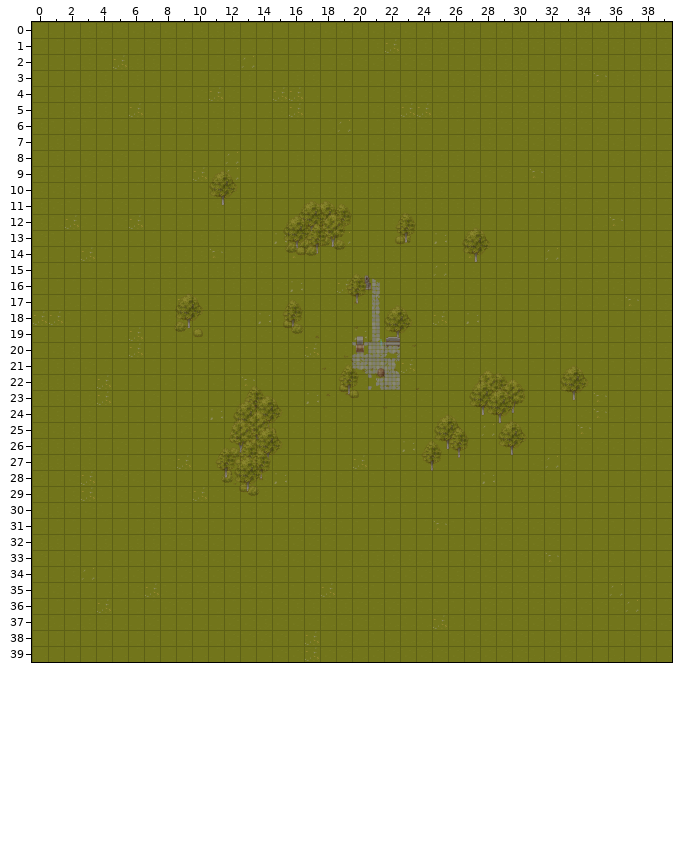
A Tiled map gets an edit: assets/Test_Map.tmx. Above: the version before the commit.
Cells are 64x64 px. Shown: x 0..39, y 0..39.
After:
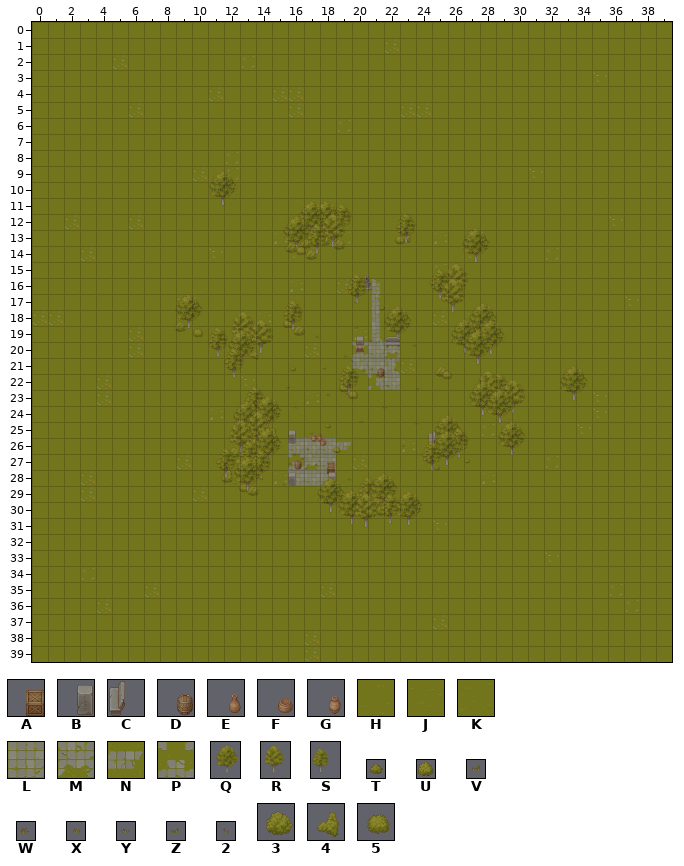
Key: from "TX Props": A 2, B 3, C 6, D 18, E 26, F 34, G 42; from "TX Tileset Grass": H 0, J 1, K 5, L 8, M 12, N 13 turned 270, P 14; from "Trees": Q 0, R 1, S 2; from "foliage": T 97, U 99, V 194, W 195, X 209, Y 211, Z 226, 2 240; from "kust": 3 0, 4 1, 5 2.
_ is an empty cell, . an unchanged one.
Objects are placed by their top-left corner, in cells (3,4 is the top-left corner of cell 3,4); size is 1x1 cell unless given.
What changed:
--- layer "Layer_1"
@@ x 16..19 @@
-26 HHHH
-27 HHH.
-28 HJK.
+26 LLLN
+27 PML.
+28 LLL.
--- layer "No_Collision_2"
+T at 21.6,17.6 size 0.5x0.5
+4 at 13.3,20.2
+T at 16,21.4 size 0.5x0.5
+3 at 25,21.3
+5 at 25.4,21.5
+Y at 23.8,24.9 size 0.5x0.5
+T at 18.2,25 size 0.5x0.5
+V at 17.2,25.5 size 0.5x0.5
+2 at 17,26.4 size 0.5x0.5
+T at 25.5,26.5 size 0.5x0.5
+U at 18.8,26.5 size 0.5x0.5
+X at 16.1,26.8 size 0.5x0.5
+V at 16.6,27 size 0.5x0.5
+T at 26.9,27.2 size 0.5x0.5
+W at 15.9,27.4 size 0.5x0.5
+W at 17.5,27.4 size 0.5x0.5
+T at 25.1,27.6 size 0.5x0.5
+Z at 17,27.6 size 0.5x0.5
+V at 19.6,28.4 size 0.5x0.5
+3 at 21,29.5
+3 at 21.2,30
--- layer "Collision_1"
+R at 25.5,14.8 size 2.2x2.8
+S at 24.8,14.9 size 2.2x2.8
+R at 25.3,15.8 size 2.2x2.8
+Q at 26.9,17.3 size 2.2x2.8
+R at 12.2,17.8 size 2.2x2.8
+Q at 25.8,18.3 size 2.2x2.8
+R at 13.3,18.3 size 2.2x2.8
+Q at 27.4,18.4 size 2.2x2.8
+S at 10.9,18.6 size 2.2x2.8
+Q at 11.9,19 size 2.2x2.8
+Q at 26.6,19 size 2.2x2.8
+S at 11.9,19.9 size 2.2x2.8
+G at 16.9,25.3
+E at 17.2,25.3
+B at 15.5,25.4
+C at 24.8,25.5
+F at 17.4,25.6
+D at 15.9,27
+Q at 24.7,25.3 size 2.2x2.8
+A at 17.9,27.2
+B at 15.5,28
+B at 18,28
+S at 20.2,27.9 size 2.2x2.8
+Q at 20.8,28 size 2.2x2.8
+Q at 17.5,28.2 size 2.2x2.8
+S at 21.6,29 size 2.2x2.8
+Q at 18.7,29 size 2.2x2.8
+Q at 22.3,29.1 size 2.2x2.8
+R at 19.9,29.2 size 2.2x2.8
--- layer "No_Collision_1"
-3 at 16.9,13.8
+3 at 16.9,14
Pixel boxes of the changes (left, top, right, bottom) in both pictures:
changed: (305, 246, 318, 260)
added: (429, 264, 505, 379)
added: (379, 306, 385, 311)
added: (207, 312, 273, 378)
added: (290, 367, 296, 372)
changed: (282, 421, 423, 528)
added: (428, 430, 470, 471)
